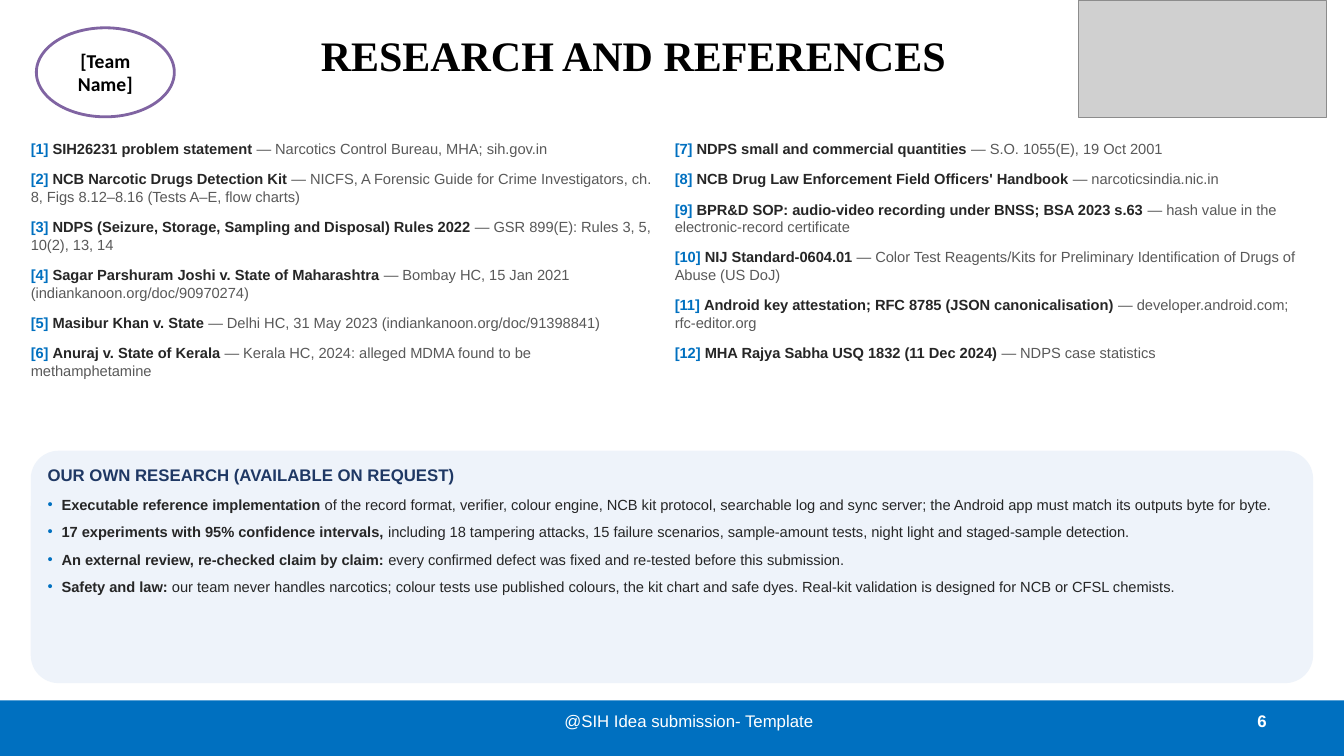
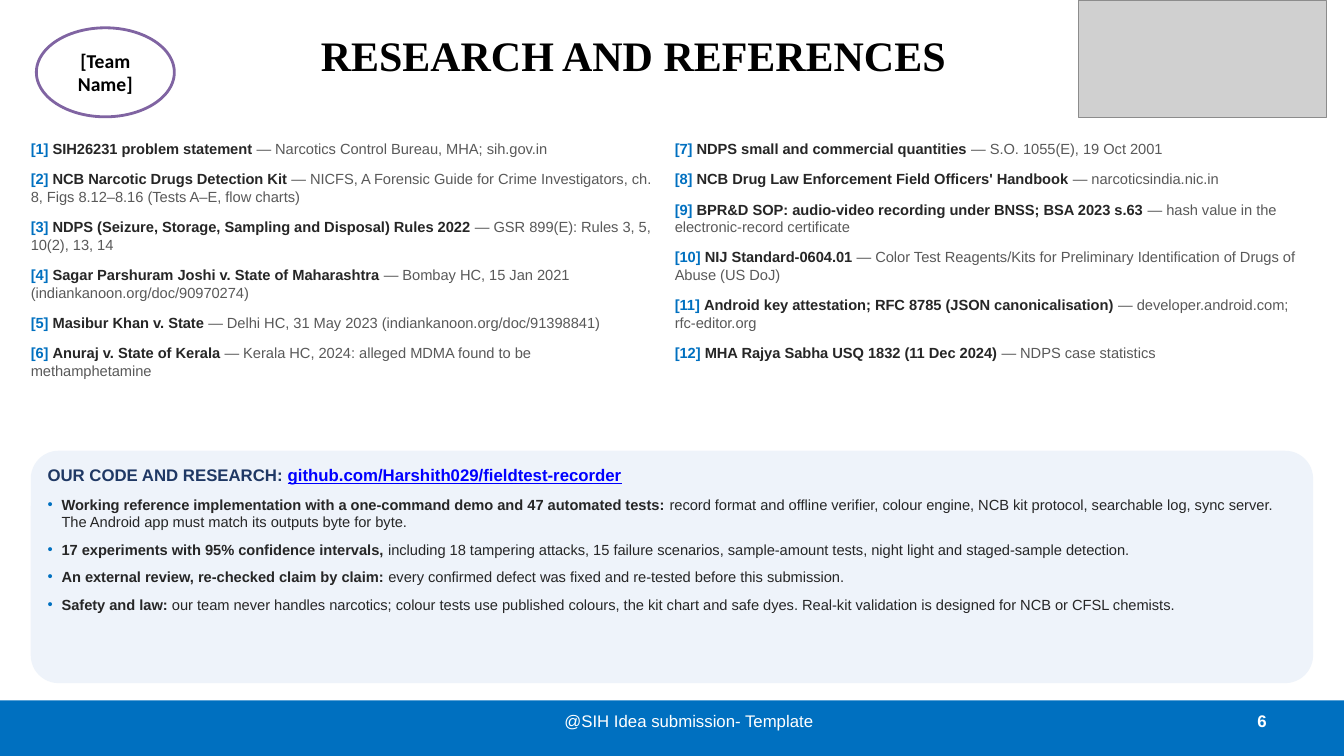
Before and after one commit to Harshith029/fieldtest-recorder, a slide deck: slide 6 of docs/deck/SIH26231_Idea_Submission.pptx. Drawn at 1344x756 pixels with LibreOffice and Linux fonts; fonts in the diff are those of the drawing; grey boxes stand for pictures. Boxes give left, top, right and bottom in pixels: in the first picture for what was removed or moved away, otherwise in the second. Text is boxed around its words. In the diff, an @@ line names an element or a change of style, - is before the commit and + after.

```diff
--- a/docs/deck/SIH26231_Idea_Submission.pptx
+++ b/docs/deck/SIH26231_Idea_Submission.pptx
@@ text at <box>48,469,622,485</box>: text changed; text colour #1F3864 to #0000FF @@
-OUR OWN RESEARCH (AVAILABLE ON REQUEST)
+OUR CODE AND RESEARCH: github.com/Harshith029/fieldtest-recorder
@@ text at <box>62,499,1273,530</box>: text changed @@
-• Executable reference implementation of the record format, verifier, colour engine, NCB kit protocol, searchable log and sync server; the Android app must match its outputs byte for byte.
+• Working reference implementation with a one-command demo and 47 automated tests: record format and offline verifier, colour engine, NCB kit protocol, searchable log, sync server. The Android app must match its outputs byte for byte.
```
Also in this commit, not shown: 1 other slide changed, 7 other files.
